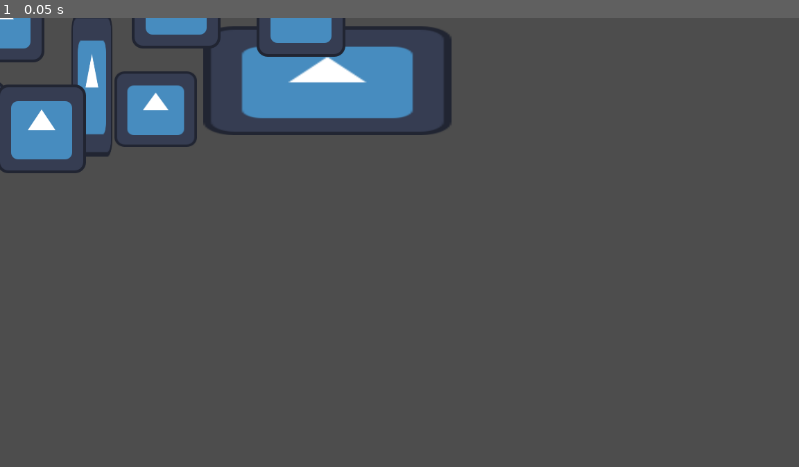
Above: before the commit, frame 1.
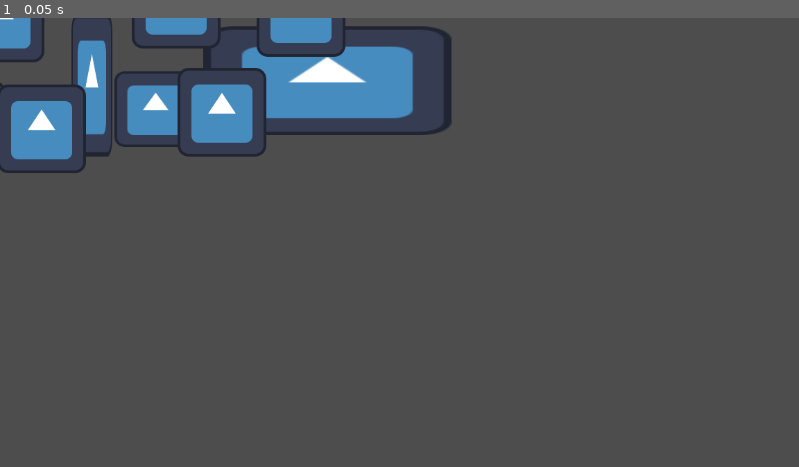
Above: after the commit, the same moment.

Repository: marinatrivino/practicaGit
Game: Godot game, scene res://node_2d.tscn
The game is run twice, just before and just after one commit, with the same random seed, the same clock (stepped at 60 frames per second) and the same inputs. The project has no main scene, so this scene is started directly. The engine's default icon, where the game draws it, is replaced by a stand-in: a white triangle on a blue panel in a dark square.
Inputs:
- Up to frame 1 (0.05 s): no input

The runs differ from the first frame. In frame 1, 1.5% of the frame differs, in the area x 22-34%, y 11-31%.

Commit message:
Noveno commit

Diff:
--- a/node_2d.tscn
+++ b/node_2d.tscn
@@ -90,6 +90,17 @@
 "speed": 5.0
 }]
 
+[sub_resource type="SpriteFrames" id="SpriteFrames_4d7sh"]
+animations = [{
+"frames": [{
+"duration": 1.0,
+"texture": ExtResource("1_wtcfe")
+}],
+"loop": true,
+"name": &"default",
+"speed": 5.0
+}]
+
 [node name="Node2D" type="Node2D"]
 
 [node name="AnimatedSprite2D" type="AnimatedSprite2D" parent="."]
@@ -125,3 +136,7 @@
 [node name="AnimatedSprite2D8" type="AnimatedSprite2D" parent="."]
 position = Vector2(60, 160)
 sprite_frames = SubResource("SpriteFrames_rj586")
+
+[node name="AnimatedSprite2D9" type="AnimatedSprite2D" parent="."]
+position = Vector2(320, 136)
+sprite_frames = SubResource("SpriteFrames_4d7sh")
Not shown: 1 places in node_2d.tscn that only renumber resources
